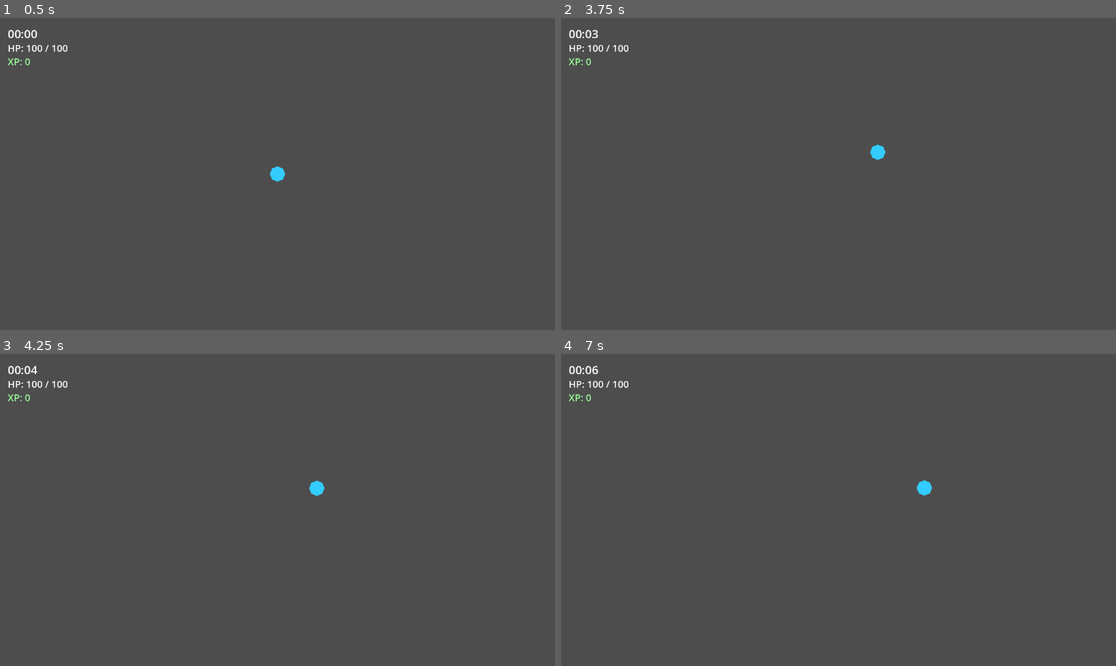
Above: before the commit, frames 1-4 (two rows, left to right).
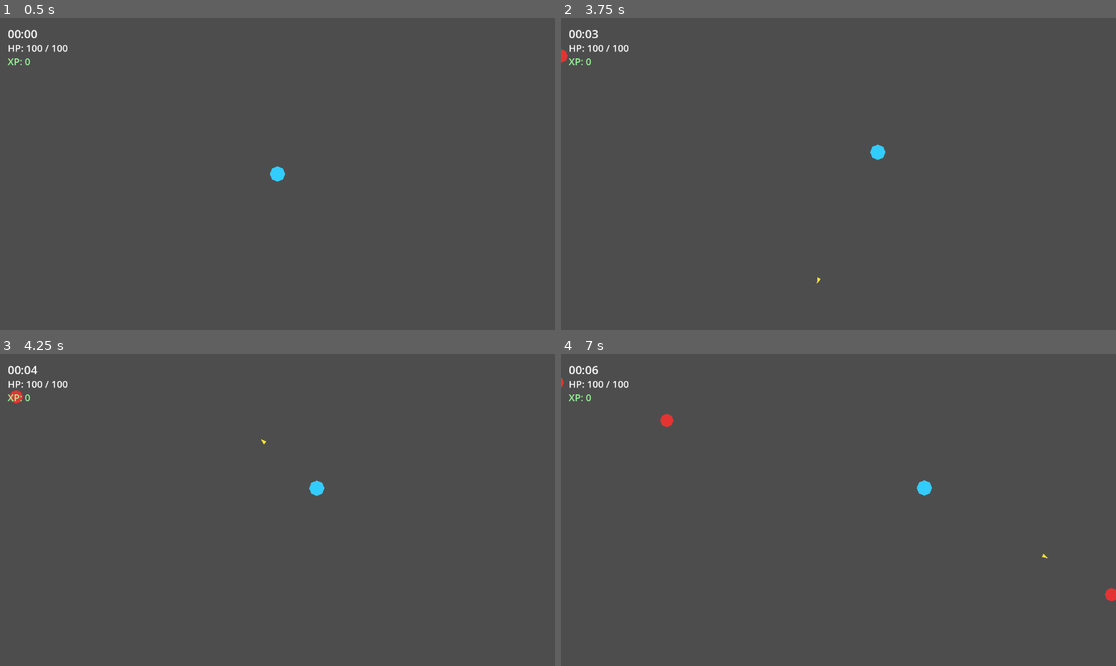
Above: after the commit, the same moments.

Repository: dmytro-matviiv/Run-horde
Game: Godot game, scene res://scenes/main.tscn
The game is run twice, just before and just after one commit, with the same random seed, the same clock (stepped at 60 frames per second) and the same inputs.
Inputs (mouse positions are in pixels of both pictures, inside the frame that each line leads up to):
- Up to frame 1 (0.5 s): no input
- Up to frame 2 (3.75 s): tap Enter at 0.5, 2.75 s; move the mouse to (960, 158) at 0.52 s; click (960, 158) at 0.67 s; tap Space at 1.25, 3.5 s; drag from (727, 189) to (838, 174) at 1.27 s; move the mouse to (894, 105) at 2.02 s; click (894, 105) at 2.17 s; drag from (810, 236) to (860, 170) at 2.77 s; move the mouse to (1005, 220) at 3.52 s; click (1005, 220) at 3.67 s
- Up to frame 3 (4.25 s): no input
- Up to frame 4 (7 s): drag from (672, 463) to (755, 432) at 4.27 s; move the mouse to (866, 510) at 5.02 s; click (866, 510) at 5.17 s; drag from (755, 432) to (899, 478) at 5.77 s; move the mouse to (960, 494) at 6.52 s; click (960, 494) at 6.67 s

Frame 1 is identical in both runs. In frame 2, less than 0.1% of the frame differs, in the area x 0-47%, y 10-86%; in frame 3, less than 0.1%; in frame 4, 0.2%, in the area x 0-100%, y 7-80%.
Error before the commit: Parse Error: Cannot infer the type of "minute" variable because the value doesn't have a set type. (res://scripts/systems/spawner.gd:21)

Commit message:
Фікс: статична типізація в spawner.gd
Дати run.gd власний class_name Run, щоб spawner.gd міг типізувати
посилання на нього конкретним класом замість загального Node —
інакше GDScript не міг вивести тип результату get_elapsed_minutes().

Co-Authored-By: Claude Sonnet 5 <noreply@anthropic.com>

Diff:
--- a/scenes/run/run.gd
+++ b/scenes/run/run.gd
@@ -1,4 +1,5 @@
 extends Node2D
+class_name Run
 
 ## Кореневий контролер рану: створює пули ворогів/снарядів/кристалів,
 ## веде відлік часу рану, оновлює HUD і реагує на смерть героя.
--- a/scripts/systems/spawner.gd
+++ b/scripts/systems/spawner.gd
@@ -7,11 +7,11 @@
 var _enemy_pool: ObjectPool
 var _crystal_pool: ObjectPool
 var _hero: Node2D
-var _run: Node
+var _run: Run
 
 var _spawn_accumulator := 0.0
 
-func setup(enemy_pool: ObjectPool, crystal_pool: ObjectPool, hero: Node2D, run: Node) -> void:
+func setup(enemy_pool: ObjectPool, crystal_pool: ObjectPool, hero: Node2D, run: Run) -> void:
 	_enemy_pool = enemy_pool
 	_crystal_pool = crystal_pool
 	_hero = hero
Not shown, added: data/balance.gd.uid
Not shown, added: scenes/main.gd.uid
Not shown, added: scenes/run/enemy.gd.uid
Not shown, added: scenes/run/hero.gd.uid
Not shown, added: scenes/run/projectile.gd.uid
Not shown, added: scenes/run/run.gd.uid
Not shown, added: scenes/run/xp_crystal.gd.uid
Not shown, added: scripts/systems/object_pool.gd.uid
Not shown, added: scripts/systems/spawner.gd.uid
